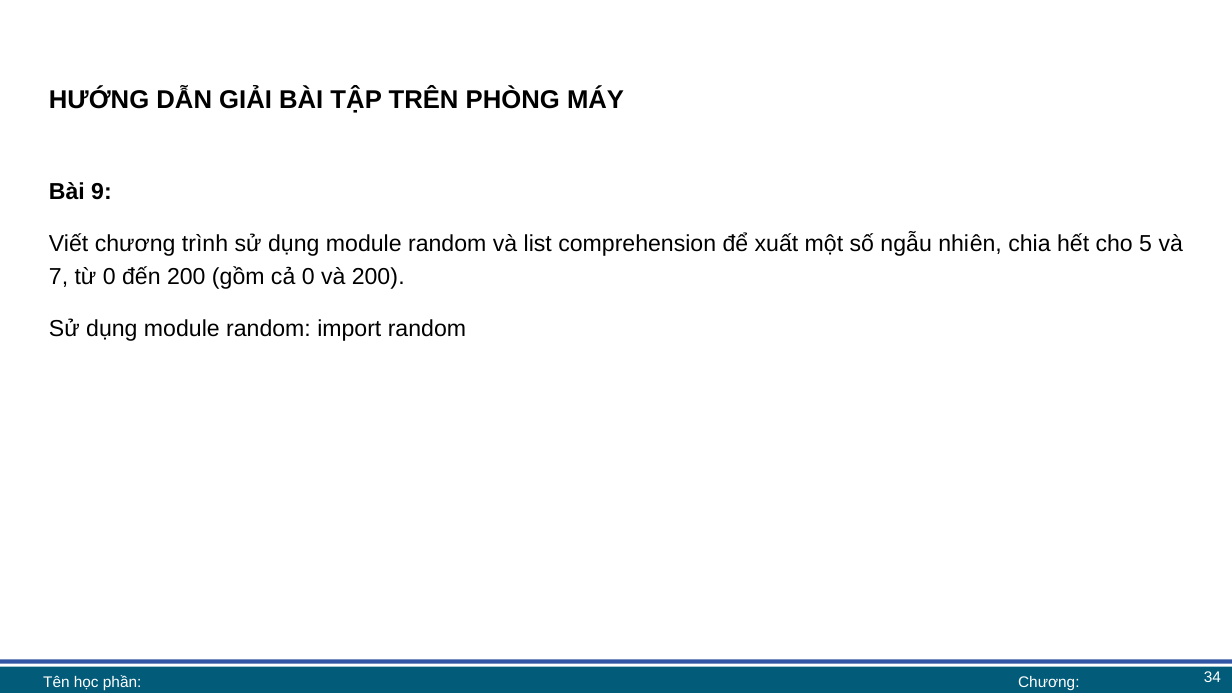
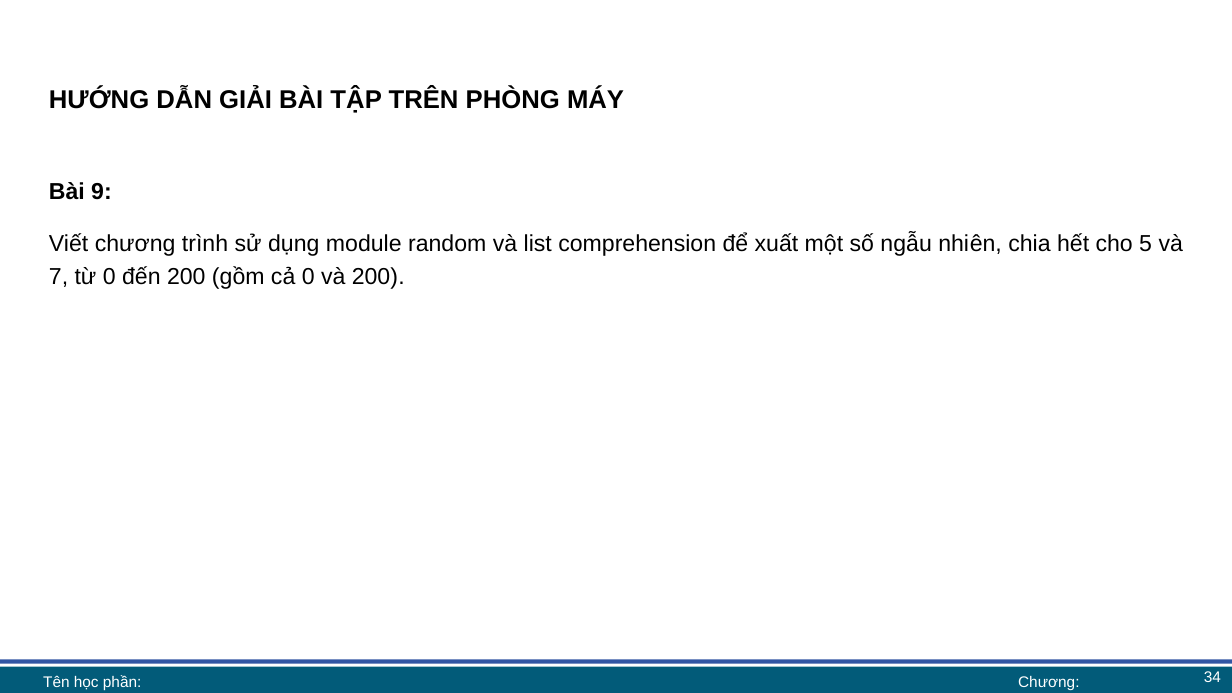
Before and after one commit to lhaaaaa/17A2-Ca-chieu, a slide deck: slide 34 of Lab 6 + 7/Lab 6 bài giảng.pptx. Drawn at 1232x693 pixels with LibreOffice and Linux fonts; fonts in the diff are those of the drawing; background and template pictures are left out. Boxes give left, top, right and bottom in pixels: in the first picture for what was removed or moved away, otherwise in the second. Text is boxed around its words. In the diff, an @@ line names an element or a change of style, - is before the commit and + after.

```diff
--- a/Lab 6 + 7/Lab 6 bài giảng.pptx
+++ b/Lab 6 + 7/Lab 6 bài giảng.pptx
@@ text at box(49, 318, 466, 341): paragraph removed @@
-Sử dụng module random: import random
```
Also in this commit, not shown: 11 other slides changed, 1 other file.
